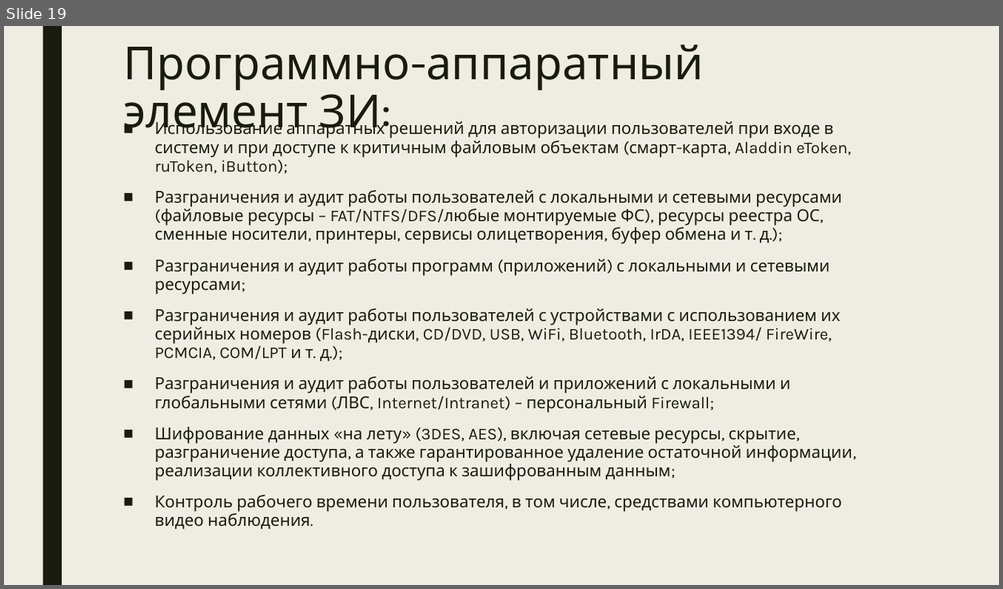
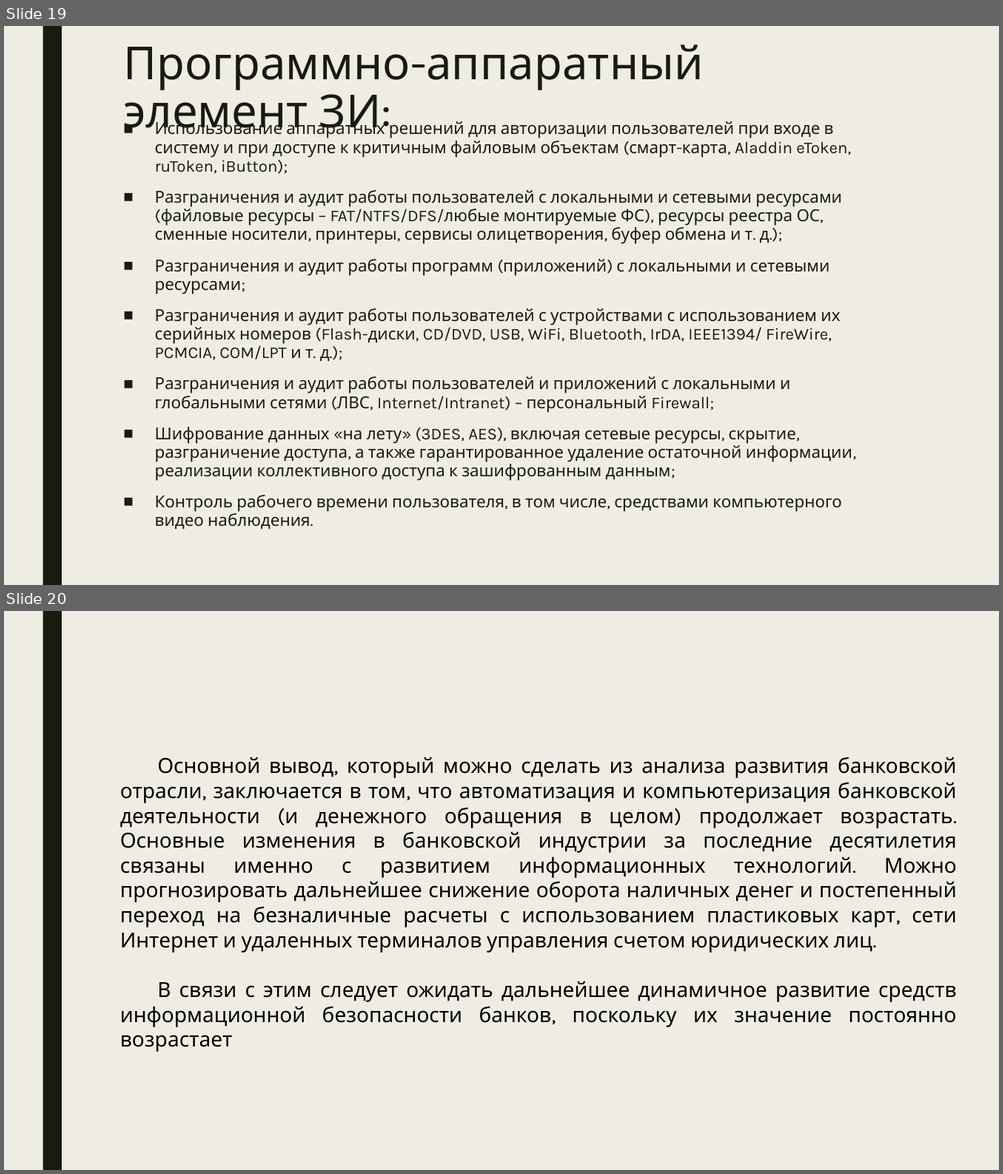
Before and after one commit to DragonFly-k/Crypt-6sem, a slide deck: 1/ЛР 1.pptx. Shown one above the other, each under a label of ours: slide 19 before the commit, slides 19 and 20 after it. The pictures are 1003x589 and 1003x1174 pixels, drawn with LibreOffice and Linux fonts; fonts in the diff are those of the drawing. Boxes give left, top, right and bottom in pixels: in the first picture for what was removed or moved away, otherwise in the second. Text is boxed around its words. In the diff, an @@ line names an element or a change of style, - is before the commit and + after.

```diff
--- a/1/ЛР 1.pptx
+++ b/1/ЛР 1.pptx
@@ slide 20 added at <box>4,611,999,1170</box>, background #EFEDE3; not listed: 1 template element that a slide beside it also shows @@
@@ text added at <box>120,757,956,1002</box>, 20 pt, text #000000 @@
+Основной вывод, который можно сделать из анализа развития банковской отрасли, заключается в том, что автоматизация и компьютеризация банковской деятельности (и денежного обращения в целом) продолжает возрастать. Основные изменения в банковской индустрии за последние десятилетия связаны именно с развитием информационных технологий. Можно прогнозировать дальнейшее снижение оборота наличных денег и постепенный переход на безналичные расчеты с использованием пластиковых карт, сети Интернет и удаленных терминалов управления счетом юридических лиц.
+В связи с этим следует ожидать дальнейшее динамичное развитие средств информационной безопасности банков, поскольку их значение постоянно возрастает
```
Also in this commit, not shown: 1 slide changed, 1 slide removed, 11 other files.
